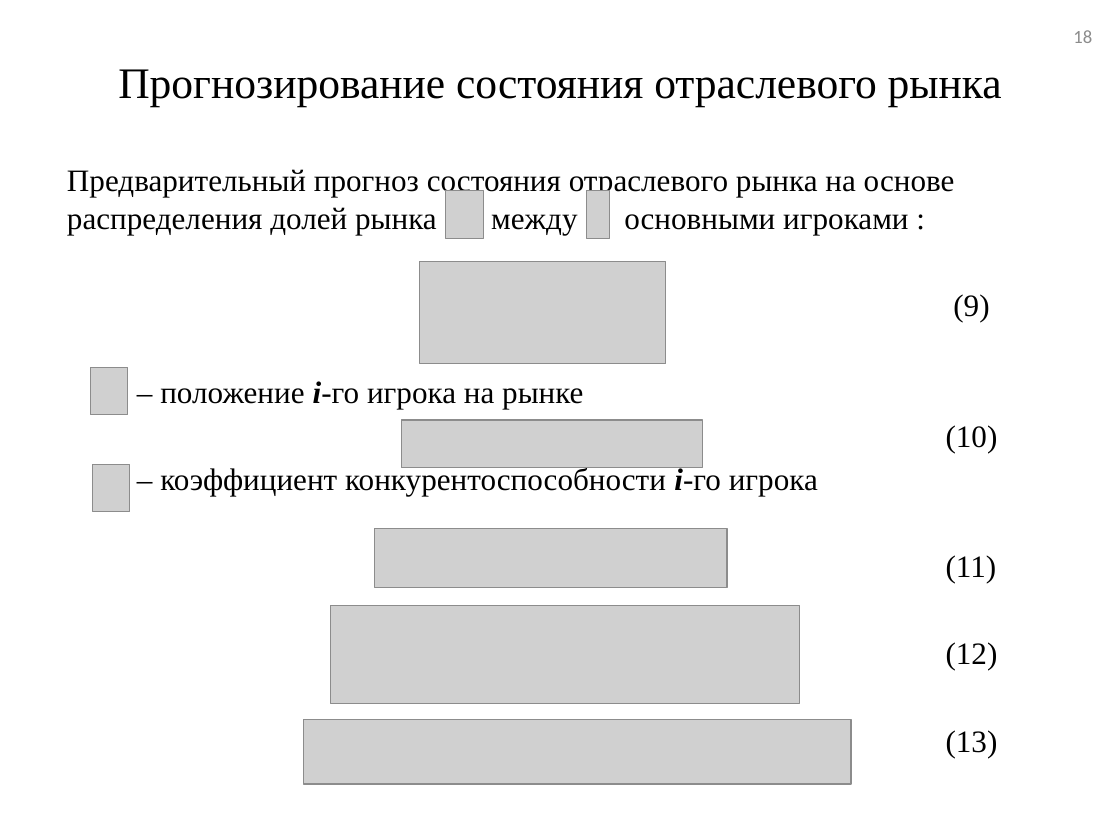
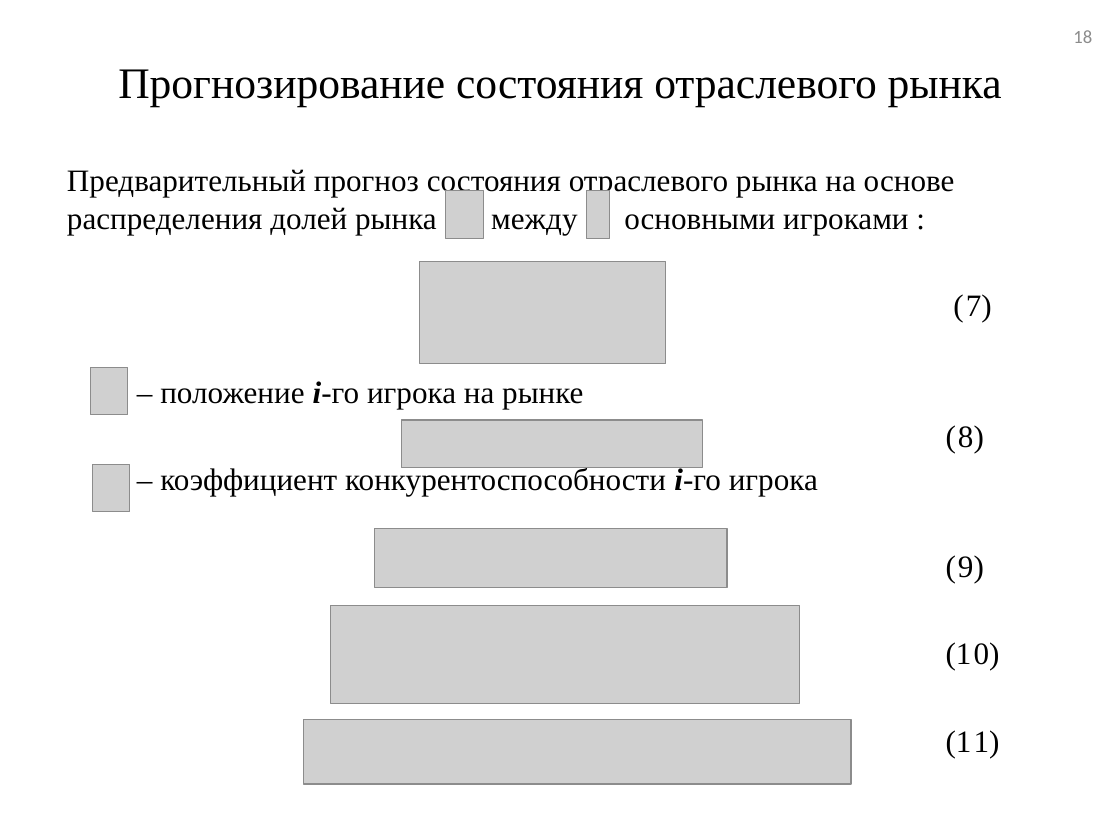
Before and after one commit to tehdoorsareopen/science, a slide deck: slide 18 of Предзащита/___СентябрьФинал/done/_Презентация_v03.pptx. Drawn at 1120x840 pixels with LibreOffice and Linux fonts; fonts in the diff are those of the drawing; grey boxes stand for pictures. Boxes give left, top, right and bottom in pixels: in the first picture for what was removed or moved away, otherwise in the second. Text is boxed around its words. In the diff, an @@ line names an element or a change of style, - is before the commit and + after.

```diff
--- a/Предзащита/___СентябрьФинал/done/_Презентация_v03.pptx
+++ b/Предзащита/___СентябрьФинал/done/_Презентация_v03.pptx
@@ text at <box>160,294,991,496</box>: paragraphs added @@
+(7)
+– положение i-го игрока на рынке
+(8)
+– коэффициент конкурентоспособности i-го игрока
@@ text at <box>946,642,998,757</box>: paragraphs removed @@
-(12)
-(13)
```
Also in this commit, not shown: 5 other slides changed, 9 other files.
